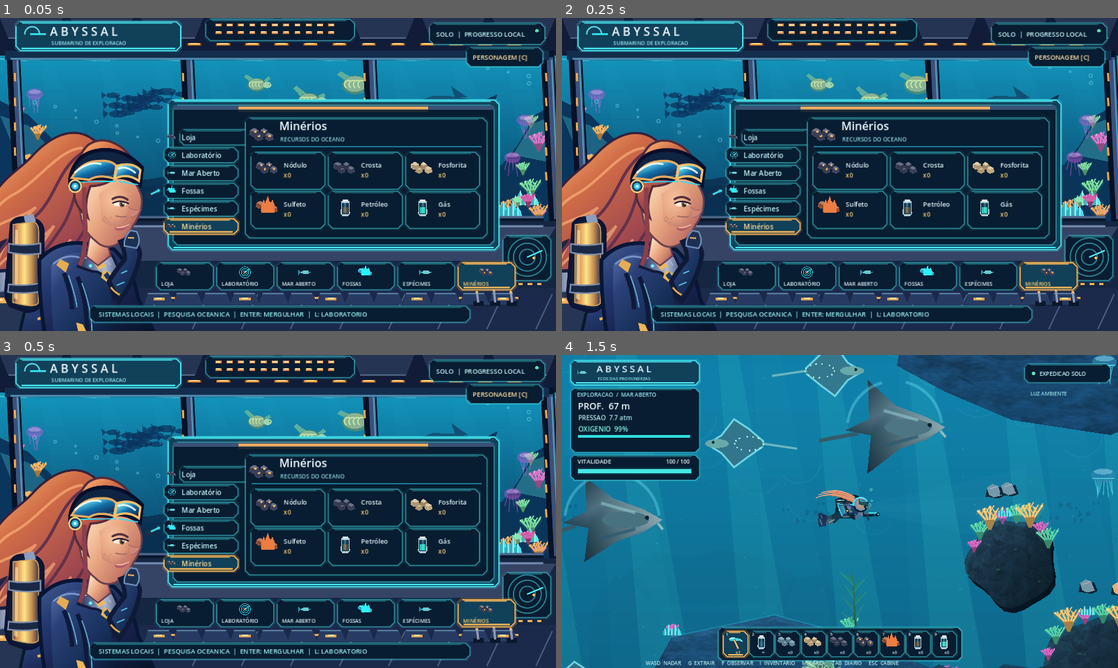
Above: before the commit, frames 1-4 (two rows, left to right).
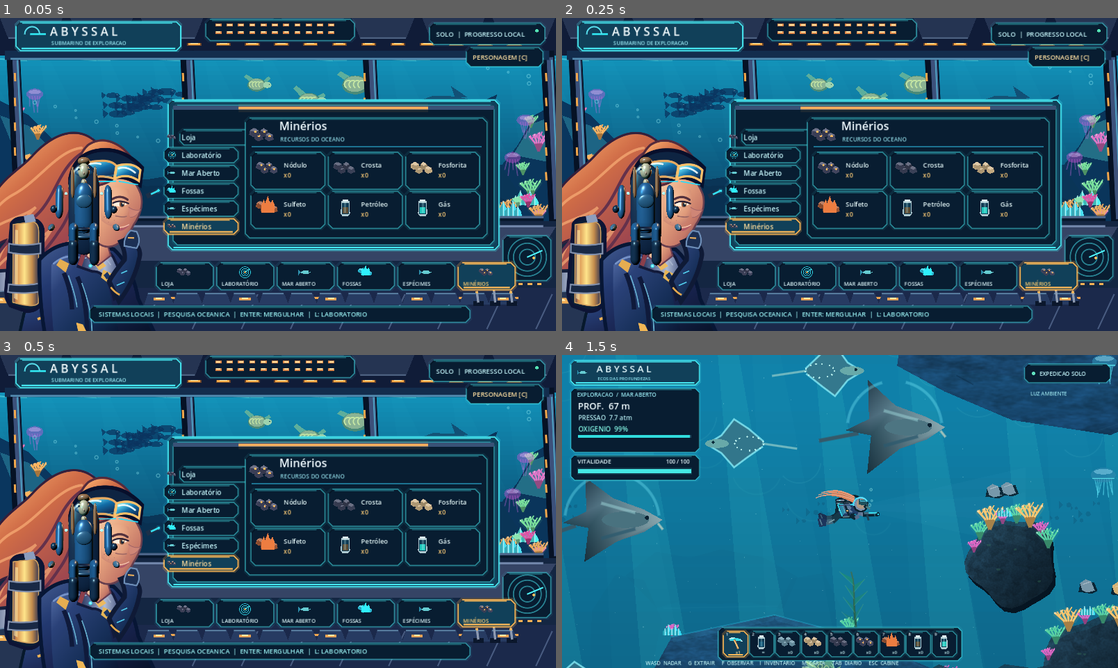
Above: after the commit, the same moments.

Repository: Esaneto/Abyssal-Godot
Game: Godot game, scene res://scenes/main.tscn
Two runs of this game, one before a commit and one after it. Both use one fixed random seed, a clock stepped at 60 frames per second and the inputs below.
Inputs (mouse positions are in pixels of both pictures, inside the frame that each line leads up to):
- Up to frame 1 (0.05 s): no input
- Up to frame 2 (0.25 s): no input
- Up to frame 3 (0.5 s): no input
- Up to frame 4 (1.5 s): tap Enter at 0.5 s; move the mouse to (962, 495) at 0.52 s; hold D (move_right) 0.53-1.25 s; hold G (extract) 0.53-1.25 s; click (962, 495) at 0.67 s; tap Space at 0.77, 1.07 s; drag from (728, 527) to (812, 574) at 1.27 s

The runs differ from the first frame. In frame 1, 2.0% of the frame differs, in the area x 8-22%, y 44-80%; in frame 2, 2.0%; in frame 3, 2.0%, in the area x 8-22%, y 44-79%; in frame 4, nothing differs.

Commit message:
Integrate live 3D pilot into native cabin lifecycle

Diff:
--- a/scripts/abyssal_main.gd
+++ b/scripts/abyssal_main.gd
@@ -5,9 +5,11 @@
 const CabinArt = preload("res://scripts/native_cabin_art.gd")
 const UIArt = preload("res://scripts/ui_art_primitives.gd")
 const Wardrobe = preload("res://scripts/wardrobe_ui.gd")
+const Pilot3D = preload("res://scripts/native_cabin_pilot_3d.gd")
 const Look = preload("res://scripts/diver_appearance.gd")
 var expedition: Node2D
 var progress: RefCounted
+var cabin_pilot: Node2D
 var lab_open := false
 var lab_selected := 0
 var lab_feedback := ""
@@ -36,6 +38,10 @@
 	time_s = progress.sun_time()
 	for i in range(75):
 		bubbles.append(Vector2(fposmod(float(i * 197 + 31), W), fposmod(float(i * 113 + 47), H)))
+	cabin_pilot = Pilot3D.new()
+	cabin_pilot.name = "AnimatedCabinPilot3D"
+	cabin_pilot.progress = progress
+	add_child(cabin_pilot)
 	expedition = ExpeditionScript.new()
 	expedition.name = "ExpedicaoOceanica"
 	expedition.process_mode = Node.PROCESS_MODE_DISABLED
@@ -46,6 +52,8 @@
 
 func _process(delta: float) -> void:
 	time_s += delta
+	if cabin_pilot != null:
+		cabin_pilot.visible = not in_open_sea and not lab_open
 	queue_redraw()
 
 func _unhandled_input(event: InputEvent) -> void:
